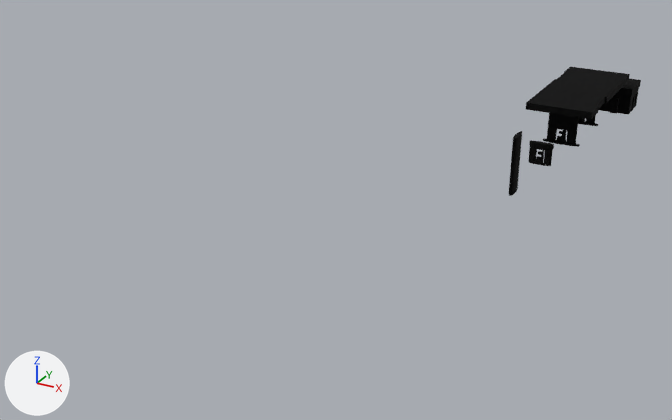
One commit to the OBJ model TerrenoSkyBillModGC2 - 2/TerrenoSkyBillModGC2/v1dx11rr/Assets/Modelos/Gasolinera/gasolinera.obj: the scene before it, then after it.
Both versions are drawn from a camera (50 mm lens) standing at (15.6, -59.9, 21.2) and looking at (-9.8, -13.6, -2.0). The axes (+X, +Y, +Z) are drawn at lower left. The lights are the same throughout. Where no turn or scale is listed for an object, it has been applied to the vertices.

Objects in the first picture: 'gasolinera'.
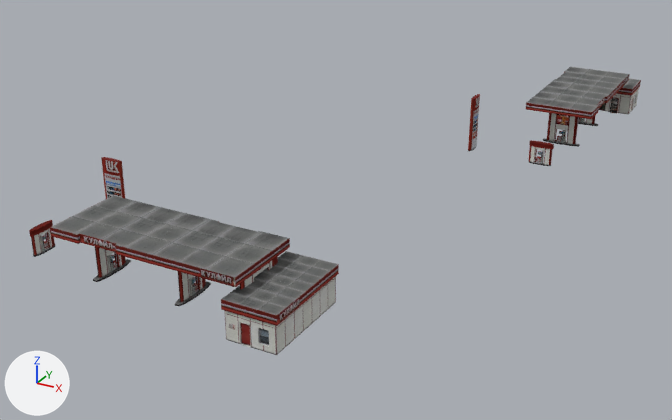
The newer file is also rescaled (x0.88), turned or shifted as a whole; pictures and numbers use the older file's frame.

Diff of the bpy script that builds the scene:
```diff
--- a/TerrenoSkyBillModGC2 - 2/TerrenoSkyBillModGC2/v1dx11rr/Assets/Modelos/Gasolinera/gasolinera.obj.py
+++ b/TerrenoSkyBillModGC2 - 2/TerrenoSkyBillModGC2/v1dx11rr/Assets/Modelos/Gasolinera/gasolinera.obj.py
@@ mat_gasolinera_box077sg @@
+mat_gasolinera_box077sg = principled_material('gasolinera:Box077SG')
+mat_gasolinera_box077sg.texture = img_gasolinera_jpeg
+mat_gasolinera_box077sg.metallic = 0.59
+mat_gasolinera_box077sg.roughness = 1.0
@@ me_gasolinera @@
-me_gasolinera.from_pydata(...)  # 598 vertices, 883 faces; spans x -2.9..2.9, y -10.9..10.9, z 0.0..3.6
+me_gasolinera.from_pydata(...)  # 1196 vertices, 1766 faces; spans x -18.4..2.9, y -32.1..10.9, z 0.0..3.6
+# me_gasolinera part 1: the loose piece of 64 vertices spanning x -2.3..2.8, y 8.2..10.8, z 0.0..1.5 is copied, and the copy is turned -90 degrees about the z axis through its middle, then moved by (-4.1, -38.9, 0.0), in mat_gasolinera_box077sg (picture img_gasolinera_jpeg); it spans x -5.1..-2.5, y -32.0..-26.9, z 0.0..1.5
+# me_gasolinera part 2: the loose piece of 24 vertices spanning x -1.9..2.4, y -1.9..8.6, z 2.5..2.9 is copied, and the copy is turned -90 degrees about the z axis through its middle, then moved by (-10.2, -32.8, 0.0), in mat_gasolinera_box077sg (picture img_gasolinera_jpeg); it spans x -15.2..-4.7, y -31.6..-27.3, z 2.5..2.9
+# me_gasolinera part 3: the loose piece of 8 vertices spanning x 0.0..0.3, y -5.0..-4.8, z 0.1..0.5 is copied, and the copy is scaled about its middle by (0.93, 0.321, 2.23), then moved by (-13.8, -24.7, 0.2), in mat_gasolinera_box077sg (picture img_gasolinera_jpeg); it spans x -13.8..-13.5, y -29.7..-29.6, z 0.1..0.9
+# me_gasolinera part 4: a new loose piece, a box spanning x -5.21..-2.43, y -32.07..-26.82, z 1.48..1.97, in mat_gasolinera_box077sg (picture img_gasolinera_jpeg)
+# me_gasolinera part 5: the loose piece of 8 vertices spanning x 0.0..0.3, y -5.0..-4.8, z 0.1..0.5 is copied, and the copy is scaled about its middle by (0.93, 0.321, 2.23), then moved by (-8.9, -24.7, 0.2), in mat_gasolinera_box077sg (picture img_gasolinera_jpeg); it spans x -8.9..-8.6, y -29.7..-29.6, z 0.1..0.9
+# me_gasolinera part 6: the loose piece of 8 vertices spanning x 0.0..0.3, y -5.0..-4.8, z 0.1..0.5 is copied, and the copy is scaled about its middle by (0.93, 0.48, 2.23), then moved by (-18.4, -24.6, 0.2), in mat_gasolinera_box077sg (picture img_gasolinera_jpeg); it spans x -18.4..-18.1, y -29.6..-29.5, z 0.1..0.9
+# me_gasolinera part 7: the loose piece of 28 vertices spanning x -1.0..1.5, y -0.7..-0.1, z 0.0..0.1 is copied, and the copy is turned -90 degrees about the z axis through its middle, then moved by (-13.9, -29.1, 0.0), in mat_gasolinera_box077sg (picture img_gasolinera_jpeg); it spans x -14.0..-13.4, y -30.7..-28.2, z 0.0..0.1
+# me_gasolinera part 8: the loose piece of 22 vertices spanning x 0.1..0.4, y -10.9..-9.5, z 0.0..3.6 is copied, and the copy is turned -90 degrees about the z axis through its middle, then moved by (-17.8, -14.4, 0.0), in mat_gasolinera_box077sg (picture img_gasolinera_jpeg); it spans x -18.2..-16.8, y -24.7..-24.4, z 0.0..3.6
+# me_gasolinera part 9: the loose piece of 48 vertices spanning x -0.8..1.2, y -0.5..-0.2, z 0.1..2.5 is copied, and the copy is turned -90 degrees about the z axis through its middle, then moved by (-13.9, -29.1, 0.0), in mat_gasolinera_box077sg (picture img_gasolinera_jpeg); it spans x -13.8..-13.5, y -30.4..-28.4, z 0.1..2.5
+# me_gasolinera part 10: the loose piece of 48 vertices spanning x -0.8..1.2, y -0.5..-0.2, z 0.1..2.5 is copied, and the copy is turned -90 degrees about the z axis through its middle, then moved by (-9.0, -29.1, 0.0), in mat_gasolinera_box077sg (picture img_gasolinera_jpeg); it spans x -8.9..-8.6, y -30.4..-28.4, z 0.1..2.5
+# me_gasolinera part 11: the loose piece of 28 vertices spanning x -1.0..1.5, y -0.7..-0.1, z 0.0..0.1 is copied, and the copy is turned -90 degrees about the z axis through its middle, then moved by (-9.0, -29.1, 0.0), in mat_gasolinera_box077sg (picture img_gasolinera_jpeg); it spans x -9.0..-8.5, y -30.7..-28.2, z 0.0..0.1
+# me_gasolinera part 12: the loose piece of 48 vertices spanning x -1.3..1.8, y 8.2..8.4, z 2.0..2.5 is copied, and the copy is turned -90 degrees about the z axis through its middle, then moved by (-5.2, -37.8, 0.0), in mat_gasolinera_box077sg (picture img_gasolinera_jpeg); it spans x -5.1..-4.9, y -31.0..-27.9, z 2.0..2.5
+# me_gasolinera part 13: the loose piece of 28 vertices spanning x -0.5..0.9, y -5.1..-4.8, z 0.0..0.1 is copied, and the copy is turned -90 degrees about the z axis through its middle, then moved by (-18.4, -24.5, 0.0), in mat_gasolinera_box077sg (picture img_gasolinera_jpeg); it spans x -18.4..-18.1, y -30.1..-28.7, z 0.0..0.1
+# me_gasolinera part 14: the loose piece of 48 vertices spanning x -0.5..0.9, y -5.1..-4.8, z 0.1..1.2 is copied, and the copy is turned -90 degrees about the z axis through its middle, then moved by (-18.4, -24.5, 0.0), in mat_gasolinera_box077sg (picture img_gasolinera_jpeg); it spans x -18.4..-18.1, y -30.1..-28.7, z 0.1..1.2
+# me_gasolinera part 15: a new loose piece of 28 vertices spanning x -18.4..-18.1, y -30.2..-28.6, z 1.2..1.4, in mat_gasolinera_box077sg (picture img_gasolinera_jpeg)
+# me_gasolinera part 16: 22 vertices moved from x 0.1..0.4, y -10.9..-9.5, z 0.0..3.6 to x -4.8..-4.5, y -4.9..-3.5, z 0.0..3.6
+# me_gasolinera part 17: 883 faces spanning x -4.8..2.9, y -5.1..10.9, z 0.0..3.6 switch from mat_box077sg (black #000000) to mat_gasolinera_box077sg (picture img_gasolinera_jpeg)
```

Location of each change, [x1, y1, x2, y2] in pixels of the pictures (672 x 420 px; the box of a moved part takes in the faces that stretch with it):
'gasolinera', reshaped (361% wider, 122% taller)
    before: [509, 67, 641, 196]
    after: [29, 67, 641, 355]
part 1 of me_gasolinera, added
    after: [225, 276, 336, 355]
part 2 of me_gasolinera, added
    after: [50, 196, 290, 287]
part 3 of me_gasolinera, added
    after: [107, 256, 112, 272]
part 4 of me_gasolinera, added
    after: [221, 251, 339, 326]
part 5 of me_gasolinera, added
    after: [189, 279, 193, 296]
part 6 of me_gasolinera, added
    after: [40, 236, 45, 251]
part 7 of me_gasolinera, added
    after: [93, 259, 131, 282]
part 8 of me_gasolinera, added
    after: [101, 157, 125, 199]
part 9 of me_gasolinera, added
    after: [95, 247, 126, 278]
part 10 of me_gasolinera, added
    after: [178, 272, 206, 302]
part 11 of me_gasolinera, added
    after: [175, 281, 211, 306]
part 12 of me_gasolinera, added
    after: [239, 256, 278, 290]
part 13 of me_gasolinera, added
    after: [33, 245, 55, 257]
part 14 of me_gasolinera, added
    after: [31, 228, 55, 255]
part 15 of me_gasolinera, added
    after: [29, 220, 53, 236]
part 16 of me_gasolinera, moved or reshaped
    before: [509, 131, 522, 196]
    after: [468, 94, 480, 151]
part 17 of me_gasolinera, recoloured (black to grey)
    both: [526, 67, 641, 166]
